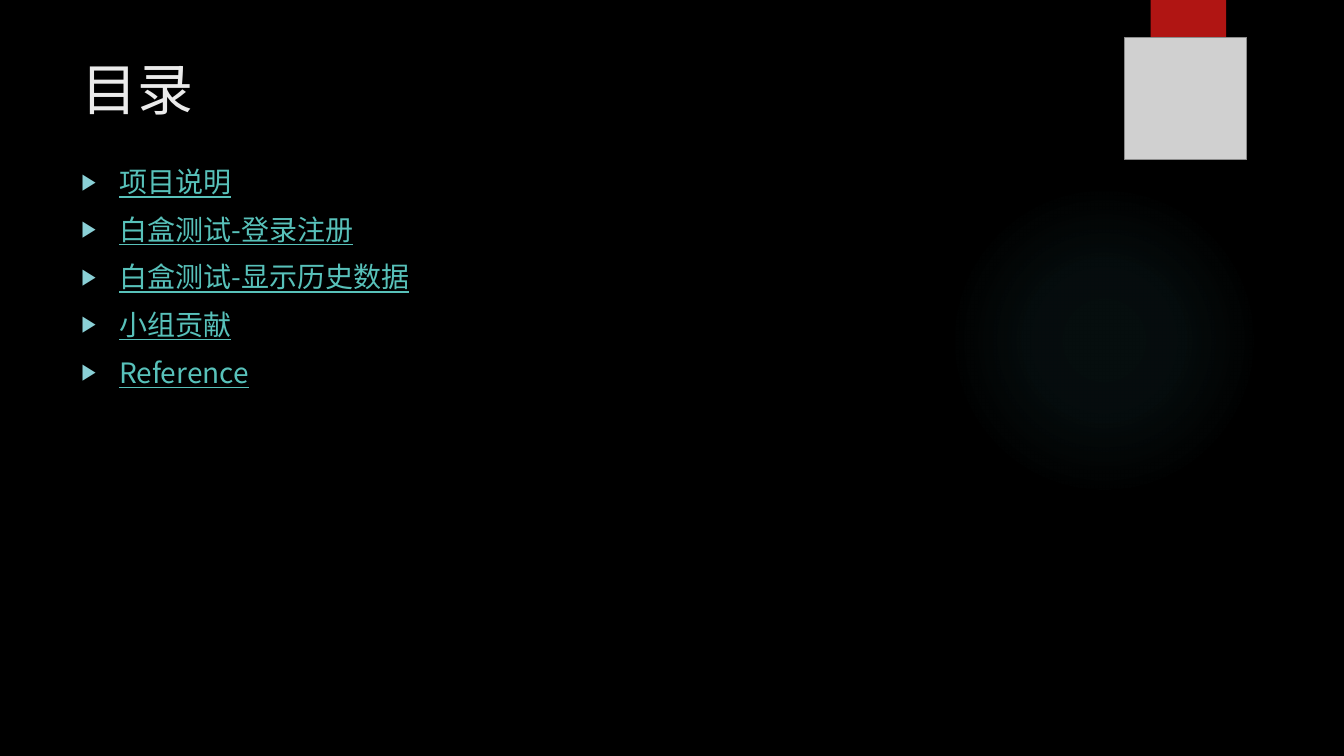
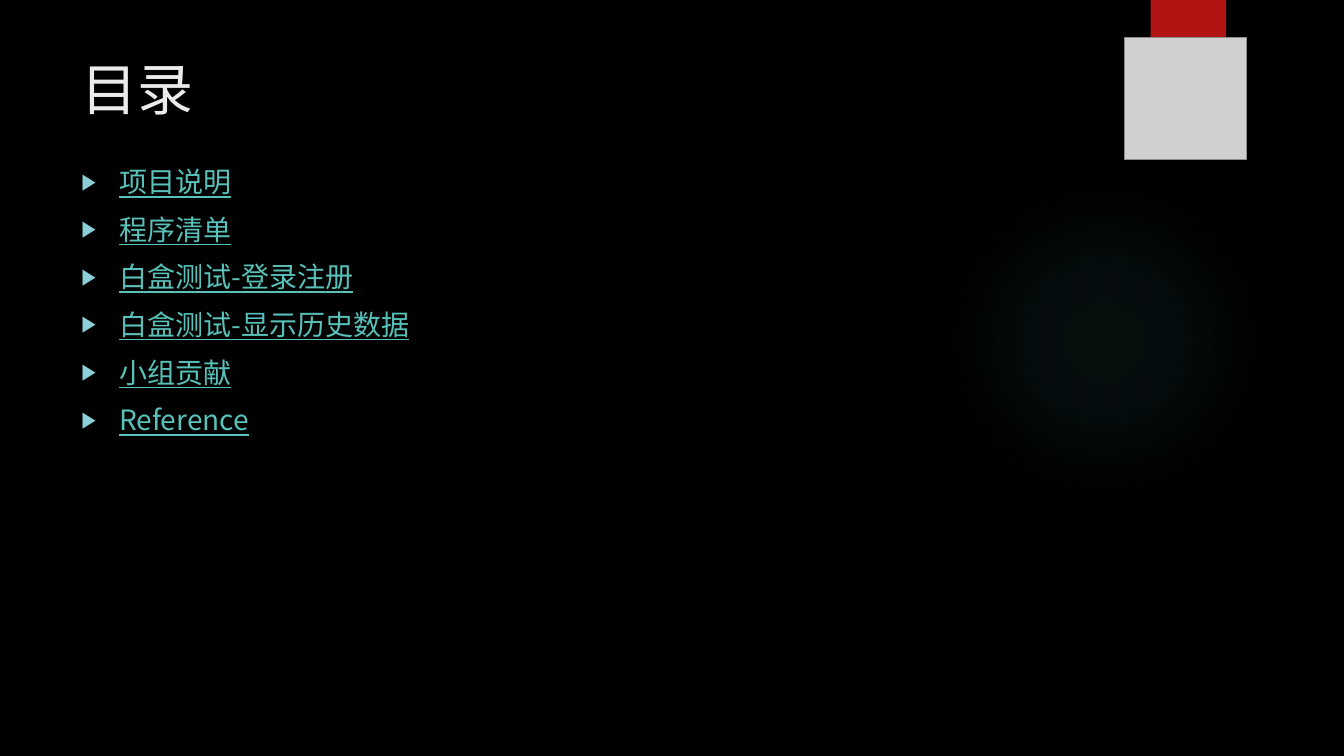
Before and after one commit to WuShuRan/ZUCCSoftwareEngineering, a slide deck: slide 2 of SE-2016A-G08-软件测试/SE-2016A-G08-软件测试评审.pptx. Drawn at 1344x756 pixels with LibreOffice and Linux fonts; fonts in the diff are those of the drawing; grey boxes stand for pictures; background and template pictures are left out. Boxes give left, top, right and bottom in pixels: in the first picture for what was removed or moved away, otherwise in the second. Text is boxed around its words. In the diff, an @@ line names an element or a change of style, - is before the commit and + after.

```diff
--- a/SE-2016A-G08-软件测试/SE-2016A-G08-软件测试评审.pptx
+++ b/SE-2016A-G08-软件测试/SE-2016A-G08-软件测试评审.pptx
@@ text at (119,216,231,245): paragraph added @@
+▶ 程序清单
```
Also in this commit, not shown: 1 slide added, 39 other files.
